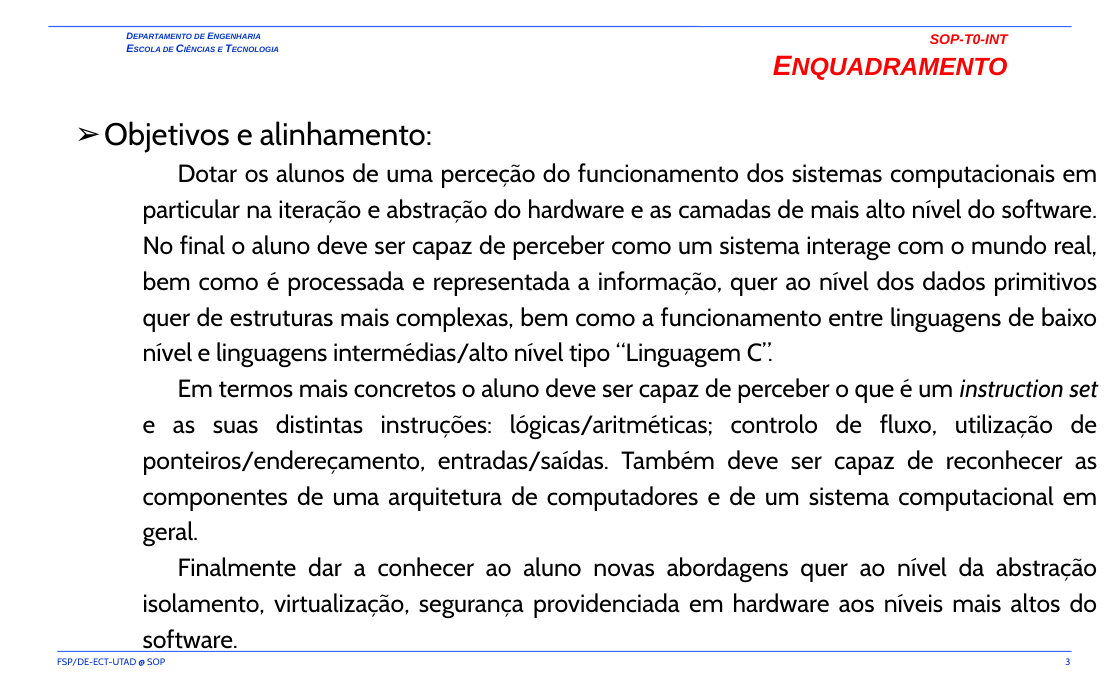
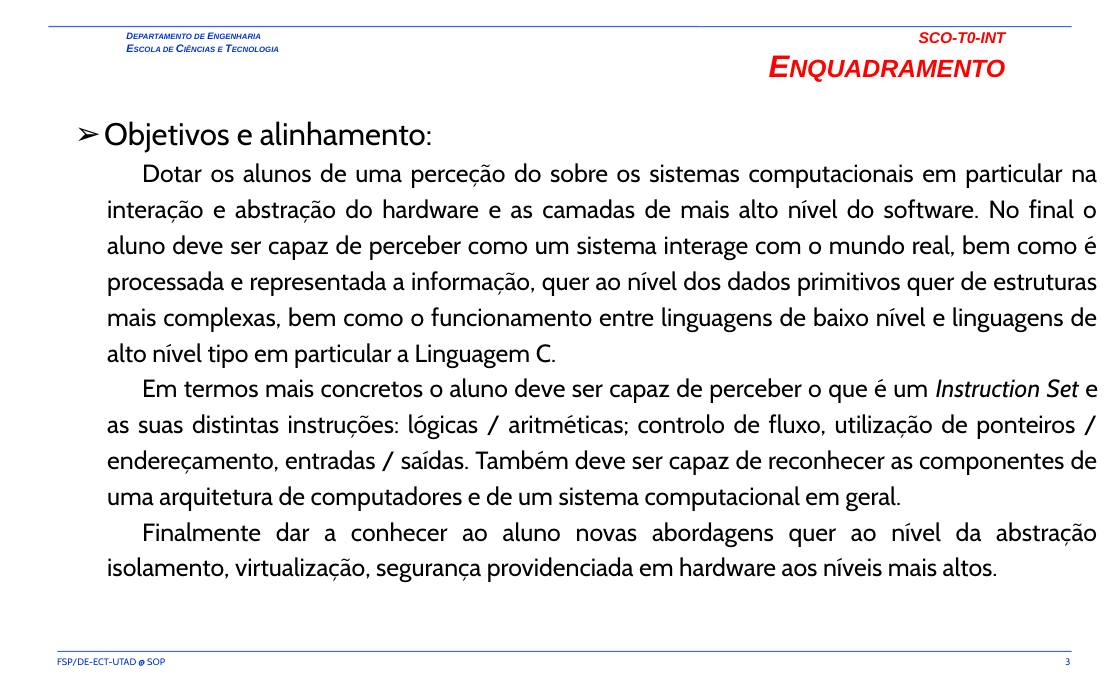
Before and after one commit to fsp864/UTAD-SCO, a slide deck: slide 3 of aulas/t/SCO-T0-INT.pptx. Drawn at 1120x700 pixels with LibreOffice and Linux fonts; fonts in the diff are those of the drawing; background and template pictures are left out. Boxes give left, top, right and bottom in pixels: in the first picture for what was removed or moved away, otherwise in the second. Text is boxed around its words. In the diff, an @@ line names an element or a change of style, - is before the commit and + after.

```diff
--- a/aulas/t/SCO-T0-INT.pptx
+++ b/aulas/t/SCO-T0-INT.pptx
@@ title at (x1=919, y1=32, x2=1006, y2=43): text changed; size 16 to 20 pt @@
-SOP-T0-INT
-ENQUADRAMENTO
+SCO-T0-INT
+Enquadramento
@@ text at (x1=107, y1=163, x2=1098, y2=582): text changed @@
-    Dotar os alunos de uma perceção do funcionamento dos sistemas computacionais em particular na iteração e abstração do hardware e as camadas de mais alto nível do software. No final o aluno deve ser capaz de perceber como um sistema interage com o mundo real, bem como é processada e representada a informação, quer ao nível dos dados primitivos quer de estruturas mais complexas, bem como a funcionamento entre linguagens de baixo nível e linguagens intermédias/alto nível tipo “Linguagem C”.
-    Em termos mais concretos o aluno deve ser capaz de perceber o que é um instruction set e as suas distintas instruções: lógicas/aritméticas; controlo de fluxo, utilização de ponteiros/endereçamento, entradas/saídas. Também deve ser capaz de reconhecer as componentes de uma arquitetura de computadores e de um sistema computacional em geral.
-    Finalmente dar a conhecer ao aluno novas abordagens quer ao nível da abstração isolamento, virtualização, segurança providenciada em hardware aos níveis mais altos do software.
+    Dotar os alunos de uma perceção do sobre os sistemas computacionais em particular na interação e abstração do hardware e as camadas de mais alto nível do software. No final o aluno deve ser capaz de perceber como um sistema interage com o mundo real, bem como é processada e representada a informação, quer ao nível dos dados primitivos quer de estruturas mais complexas, bem como o funcionamento entre linguagens de baixo nível e linguagens de alto nível tipo em particular a Linguagem C.
+    Em termos mais concretos o aluno deve ser capaz de perceber o que é um Instruction Set e as suas distintas instruções: lógicas / aritméticas; controlo de fluxo, utilização de ponteiros / endereçamento, entradas / saídas. Também deve ser capaz de reconhecer as componentes de uma arquitetura de computadores e de um sistema computacional em geral.
+    Finalmente dar a conhecer ao aluno novas abordagens quer ao nível da abstração isolamento, virtualização, segurança providenciada em hardware aos níveis mais altos.
```
Also in this commit, not shown: 11 other slides changed, 1 slide added, 3 slides removed, 1 other file.
